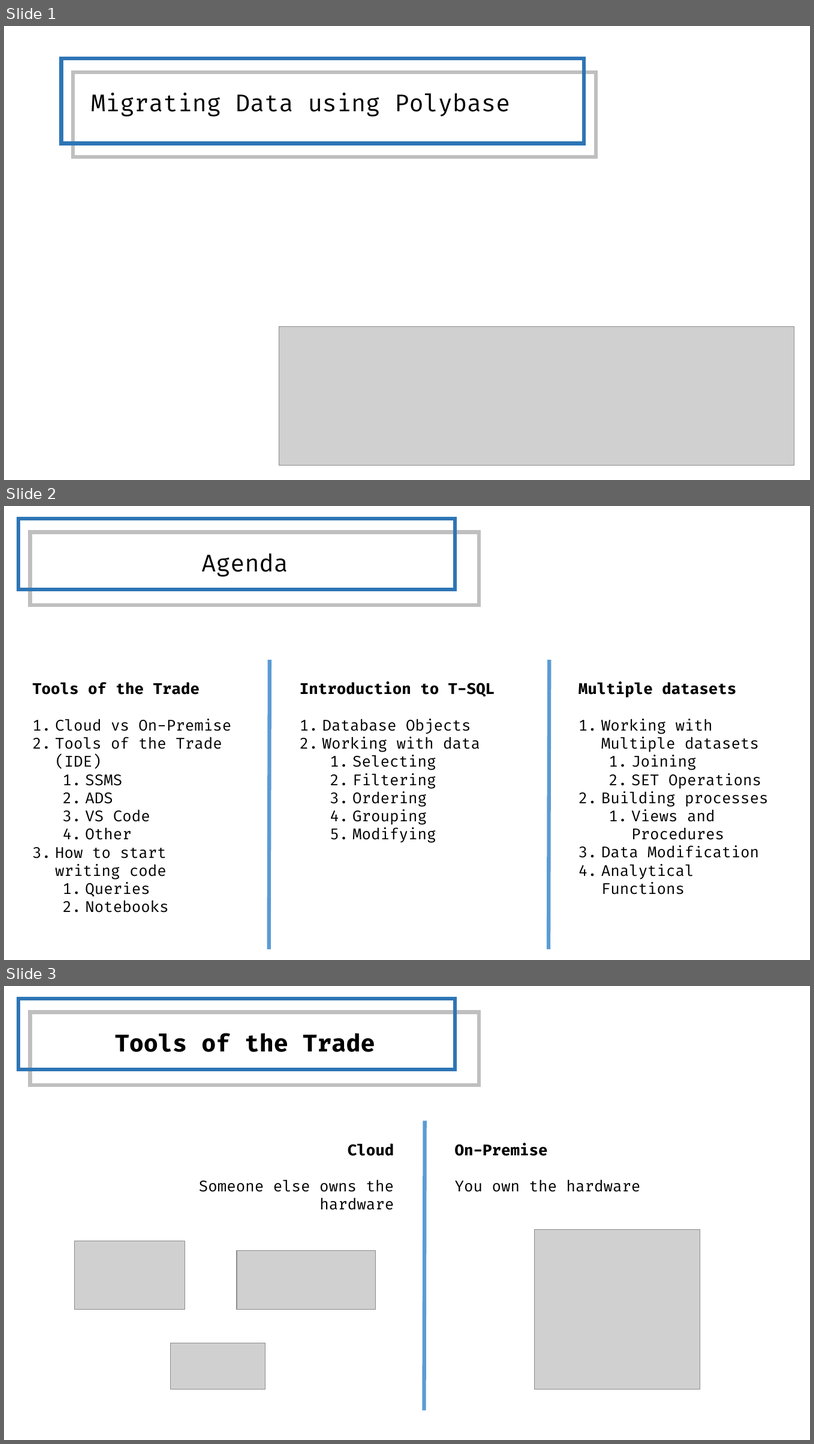
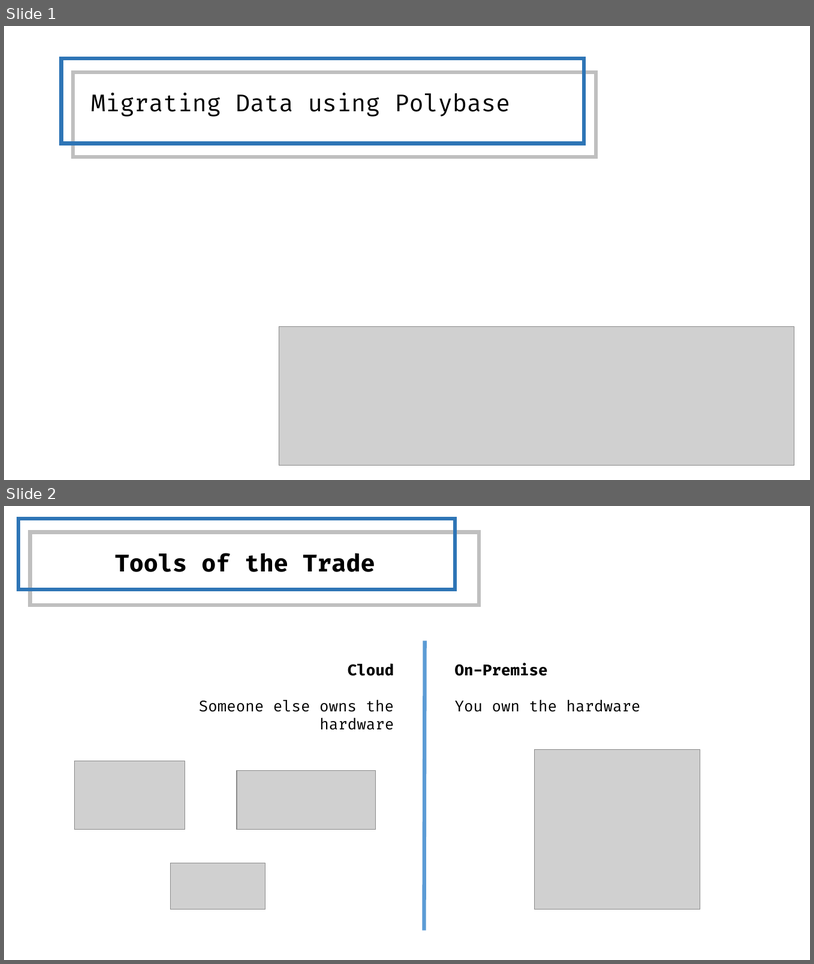
Before and after one commit to JVoogt/presentations, a slide deck: SQLFriday - Migrating Data using Polybase to Azure SQL DB/Migrating Data using Polybase to Azure SQL DB.pptx. Shown one above the other, each under a label of ours: slides 1, 2 and 3 before the commit, slides 1 and 2 after it. The pictures are 814x1444 and 814x964 pixels, drawn with LibreOffice and Linux fonts; fonts in the diff are those of the drawing; grey boxes stand for pictures. Boxes give left, top, right and bottom in pixels: in the first picture for what was removed or moved away, otherwise in the second. Text is boxed around its words. In the diff, an @@ line names an element or a change of style, - is before the commit and + after.

```diff
--- a/SQLFriday - Migrating Data using Polybase to Azure SQL DB/Migrating Data using Polybase to Azure SQL DB.pptx
+++ b/SQLFriday - Migrating Data using Polybase to Azure SQL DB/Migrating Data using Polybase to Azure SQL DB.pptx
@@ slide 2 removed at (4,506,810,960), background #FFFFFF @@
@@ rectangle removed at (18,519,456,589) @@
@@ rectangle removed at (30,532,479,604) @@
@@ text removed at (201,553,288,577) @@
-Agenda
@@ line removed from (270, 660) to (269, 949) @@
@@ line removed from (549, 660) to (549, 949) @@
@@ text removed at (32,682,231,912) @@
-Tools of the Trade
-1. Cloud vs On-Premise
-2. Tools of the Trade (IDE)
-  1. SSMS
-  2. ADS
-  3. VS Code
-  4. Other
-3. How to start writing code
-  1. Queries
-  2. Notebooks
@@ text removed at (300,682,495,843) @@
-Introduction to T-SQL
-1. Database Objects
-2. Working with data
-  1. Selecting
-  2. Filtering
-  3. Ordering
-  4. Grouping
-  5. Modifying
@@ text removed at (579,682,768,894) @@
-Multiple datasets
-1. Working with Multiple datasets
-  1. Joining
-  2. SET Operations
-2. Building processes
-  1. Views and Procedures
-3. Data Modification
-4. Analytical Functions
@@ what was slide 3 is now slide 2 @@
```
Also in this commit, not shown: 1 slide changed, 1 slide added, 1 other slide removed.
